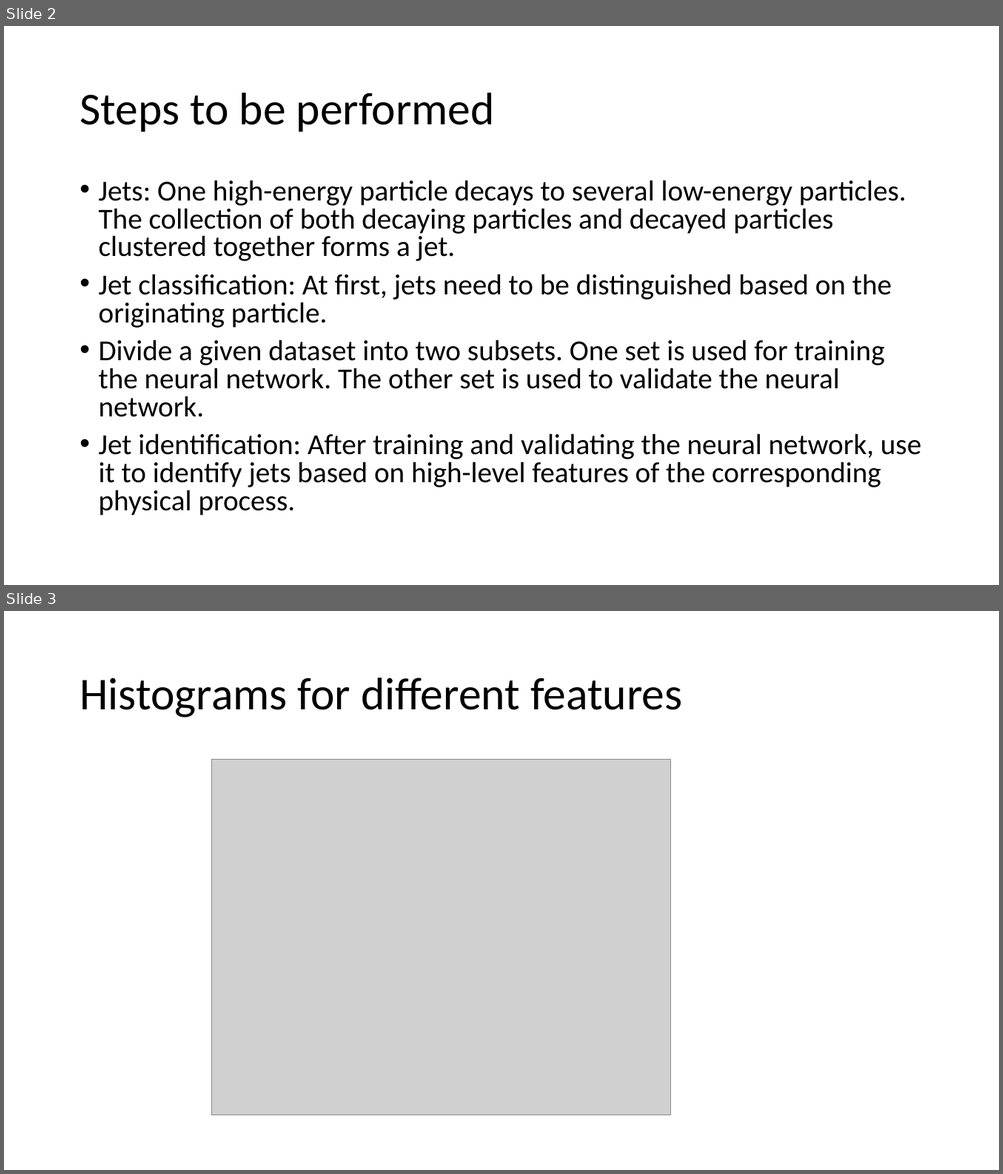
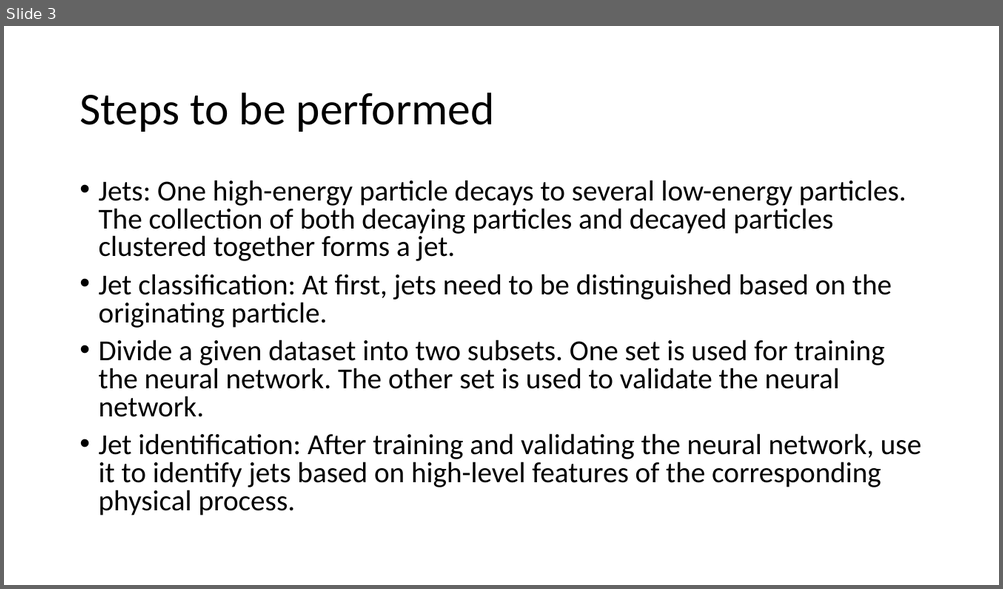
Before and after one commit to bmitraSLAC/NN-in-Jet-classification, a slide deck: Jet_Classifcation.pptx. Shown one above the other, each under a label of ours: slides 2 and 3 before the commit, slide 3 after it. The pictures are 1003x1174 and 1003x589 pixels, drawn with LibreOffice and Linux fonts; fonts in the diff are those of the drawing; grey boxes stand for pictures. Boxes give left, top, right and bottom in pixels: in the first picture for what was removed or moved away, otherwise in the second. Text is boxed around its words. In the diff, an @@ line names an element or a change of style, - is before the commit and + after.

```diff
--- a/Jet_Classifcation.pptx
+++ b/Jet_Classifcation.pptx
@@ slide 3 removed at [4,611,999,1170], background #FFFFFF @@
@@ title removed at [79,678,682,718] @@
-Histograms for different features
@@ picture removed at [211,760,670,1116] @@
@@ what was slide 2 is now slide 3 @@
```
Also in this commit, not shown: 3 slides added.
